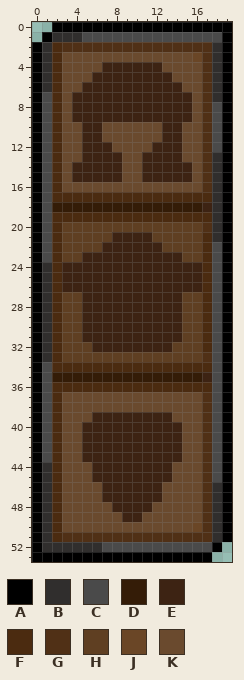
File history of a pixel-art sprite, UI - Inventory/equipmentLeft.png. Above, as it was before the edit.
The file is 20x54 pixels. Colours within 5 levels of each other are drawn and written as one.
Palette (. is transparent): A #000000  B #302e2d  C #4a4a4a  D #341c07  E #3d2313  F #4b2b10  G #503016  H #5f3f22  J #6a4626  K #6a4a2e
Pixels before, first column x 0:
 0 ..AAAAAAAAAAAAAAAAAA
 1 .ABBBCCCCCCCCCCCCCCA
 2 ABFGGGGGGGGGGGGGGGBA
 3 ABFKKKKKKKKKKKKKJGBA
 4 ABFKKKKEEEEEEKKKKGBA
 5 ABFKKKEEEEEEEEKKKGBA
 6 ABFKKEEEEEEEEEEKKGBA
 7 ACFKEEEEEEEEEEEEKGBA
 8 ACFKEEEEEEEEEEEEKGCA
 9 ACFKEEEEEEEEEEEEKGCA
10 ACFKKEEKKKKKKEEKKGCA
11 ACFKKEEKKKKKKEEKKGCA
12 ACFKKEEEKKKKEEEKKGCA
13 ACFKKEEEEKKEEEEKKGBA
14 ACFKEEEEEKKEEEEEKGBA
15 ACFKEEEEEKKEEEEEKGBA
16 ACFKKKKKKKKKKKKKKGBA
17 ACFFFFFFFFFFFFFFFFBA
18 ACDDDDDDDDDDDDDDDEBA
19 ACFFFFFFFFFFFFFFFFBA
20 ACFHHHHHHHHHHHHHHGBA
21 ACFHHHHHEEEEHHHHHFBA
22 ACFHHHHEEEEEEHHHHFCA
23 ACFHHEEEEEEEEEEHHFCA
24 ABFEEEEEEEEEEEEEEFCA
25 ABFEEEEEEEEEEEEEEFCA
26 ABFEEEEEEEEEEEEEEFCA
27 ABFHHEEEEEEEEEEHHFCA
28 ABFHHEEEEEEEEEEHHFCA
29 ABFHHEEEEEEEEEEHHFCA
30 ABFHHEEEEEEEEEEHHFCA
31 ABFHHEEEEEEEEEEHHFCA
32 ABFHHHEEEEEEEEHHHFCA
33 ABFHHHHHHHHHHHHHHGCA
34 ACFFFFFFFFFFFFFFFFCA
35 ACDDDDDDDDDDDDDDDECA
36 ACFFFFFFFFFFFFFFFFCA
37 ACFKKKKKKKKKKKKKKGCA
38 ACFKKKKKKKKKKKKKKGCA
39 ACFKKKEEEEEEEEKKKGCA
40 ACFKKEEEEEEEEEEKKGCA
41 ACFKKEEEEEEEEEEKKGCA
42 ACFKKEEEEEEEEEEKKGCA
43 ACFKKEEEEEEEEEEKKGCA
44 ABFKKKEEEEEEEEKKKGCA
45 ABFKKKEEEEEEEEKKKGCA
46 ABFKKKKEEEEEEKKKKGBA
47 ABFKKKKEEEEEEKKKKGBA
48 ABFKKKKKEEEEKKKKKGBA
49 ABFKKKKKKEEKKKKKKGBA
50 ABFKKKKKKKKKKKKKJGBA
51 ABFGGGGGGGGGGGGGGGBA
52 ABBBBBBCCCCCCCCCCCA.
53 AAAAAAAAAAAAAAAAAA..
The result:
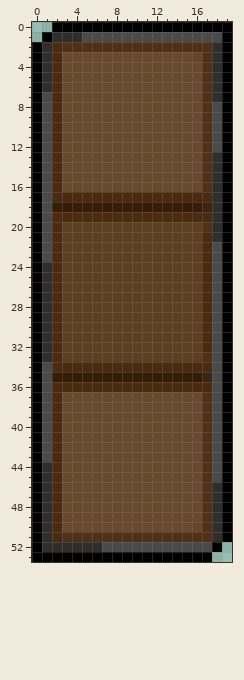
Change:
y 4: x 7..12 EEEEEE -> KKKKKK
y 5: x 6..13 EEEEEEEE -> KKKKKKKK
y 6: x 5..14 EEEEEEEEEE -> KKKKKKKKKK
y 7..9: x 4..15 EEEEEEEEEEEE -> KKKKKKKKKKKK
y 10..11: x 5..6 EE -> KK; x 13..14 EE -> KK
y 12: x 5..7 EEE -> KKK; x 12..14 EEE -> KKK
y 13: x 5..8 EEEE -> KKKK; x 11..14 EEEE -> KKKK
y 14..15: x 4..8 EEEEE -> KKKKK; x 11..15 EEEEE -> KKKKK
y 21: x 8..11 EEEE -> HHHH
y 22: x 7..12 EEEEEE -> HHHHHH
y 23: x 5..14 EEEEEEEEEE -> HHHHHHHHHH
y 24..26: x 3..16 EEEEEEEEEEEEEE -> HHHHHHHHHHHHHH
y 27..31: x 5..14 EEEEEEEEEE -> HHHHHHHHHH
y 32: x 6..13 EEEEEEEE -> HHHHHHHH
y 39: x 6..13 EEEEEEEE -> KKKKKKKK
y 40..43: x 5..14 EEEEEEEEEE -> KKKKKKKKKK
y 44..45: x 6..13 EEEEEEEE -> KKKKKKKK
y 46..47: x 7..12 EEEEEE -> KKKKKK
y 48: x 8..11 EEEE -> KKKK
y 49: x 9..10 EE -> KK
Pixel boxes of the changes (left, top, right, bottom) in both pictures:
changed: (72, 62, 192, 182)
changed: (62, 232, 202, 352)
changed: (82, 412, 182, 522)
